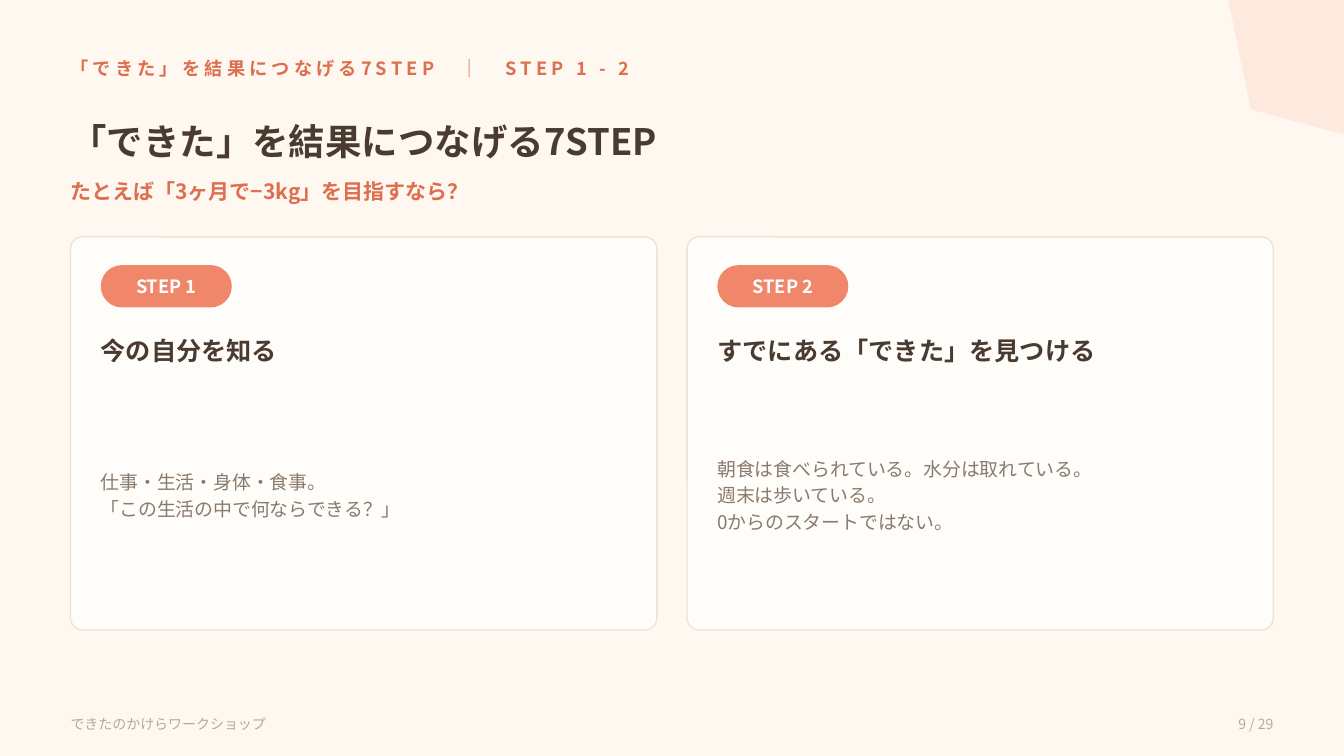
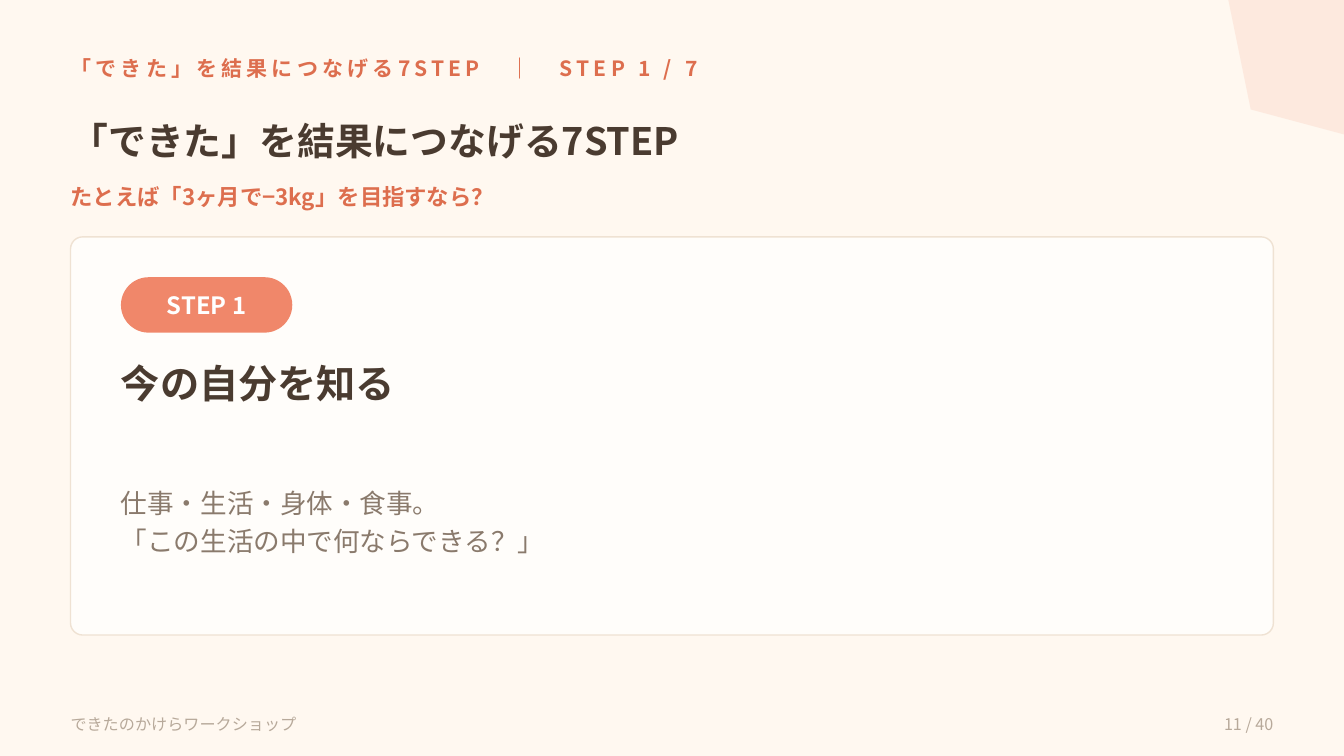
Before and after one commit to shiori0823/dekitanokakera-LM, a slide deck: slide 11 of workshop/dist/dekitanokakera-workshop.pptx (slide 9 before the commit). Drawn at 1344x756 pixels with LibreOffice and Linux fonts; fonts in the diff are those of the drawing. Boxes give left, top, right and bottom in pixels: in the first picture for what was removed or moved away, otherwise in the second. Text is boxed around its words. In the diff, an @@ line names an element or a change of style, - is before the commit and + after.

```diff
--- a/workshop/dist/dekitanokakera-workshop.pptx
+++ b/workshop/dist/dekitanokakera-workshop.pptx
@@ text at (71, 58, 697, 78): text changed; size 13 to 15 pt @@
-「できた」を結果につなげる7STEP ｜ STEP 1 - 2
+「できた」を結果につなげる7STEP ｜ STEP 1 / 7
@@ text "「できた」を結果につなげる7STEP" at (71, 122, 680, 159): size 26 to 27 pt @@
@@ text "たとえば「3ヶ月で−3kg」を目指すなら？" at (71, 186, 494, 211): size 15 to 16 pt @@
@@ rounded rectangle: place and size @@
-rounded rectangle at (71, 237, 657, 630)
+rounded rectangle at (71, 237, 1273, 635)
@@ rounded rectangle at (71, 237, 1273, 635): proportions changed @@
@@ rounded rectangle removed at (688, 237, 1274, 630) @@
@@ rounded rectangle removed at (718, 265, 849, 308) @@
@@ text "STEP 1": place and size @@
-text "STEP 1" at (136, 279, 197, 293)
+text "STEP 1" at (167, 296, 246, 315)
@@ text "STEP 1" at (167, 296, 246, 315): size 13 to 17 pt @@
@@ rounded rectangle: place and size @@
-rounded rectangle at (101, 265, 232, 308)
+rounded rectangle at (121, 277, 292, 333)
@@ text removed at (753, 279, 813, 293) @@
-STEP 2
@@ text "今の自分を知る": place and size @@
-text "今の自分を知る" at (101, 338, 277, 363)
+text "今の自分を知る" at (121, 364, 395, 402)
@@ text "今の自分を知る" at (121, 364, 395, 402): size 18 to 28 pt; line spacing 22pt to 1 @@
@@ text removed at (717, 338, 1095, 363) @@
-すでにある「できた」を見つける
@@ text "仕事・生活・身体・食事。": place and size @@
-text "仕事・生活・身体・食事。" at (101, 473, 401, 518)
+text "仕事・生活・身体・食事。" at (121, 490, 544, 554)
@@ text "仕事・生活・身体・食事。" at (121, 490, 544, 554): size 13.5 to 19 pt; line spacing 19pt to 27pt @@
@@ text removed at (717, 460, 1092, 530) @@
-朝食は食べられている。水分は取れている。
-週末は歩いている。
-0からのスタートではない。
@@ text "できたのかけらワークショップ" at (71, 717, 297, 731): size 10 to 11.5 pt @@
@@ text at (1224, 718, 1273, 730): text changed; size 10 to 11.5 pt @@
-9 / 29
+11 / 40
```
Also in this commit, not shown: 28 other slides changed, 11 slides added, 3 other files.
